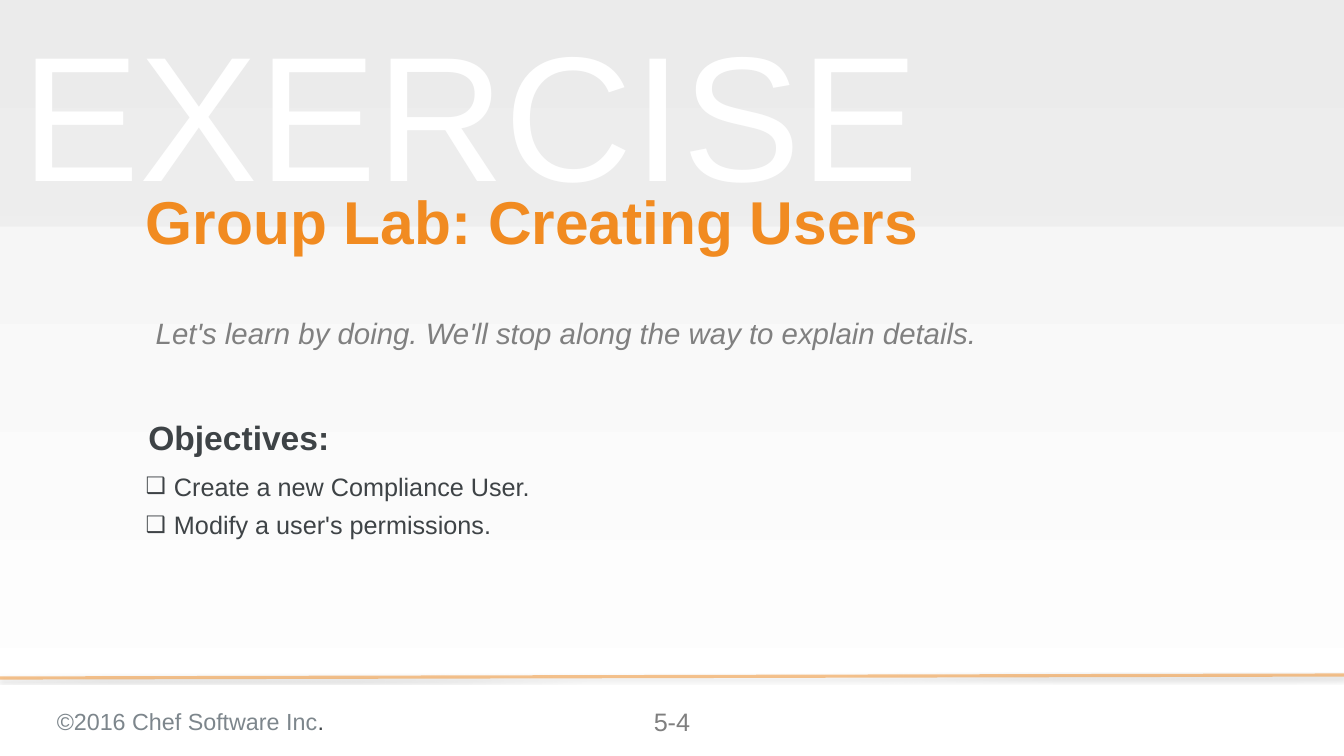
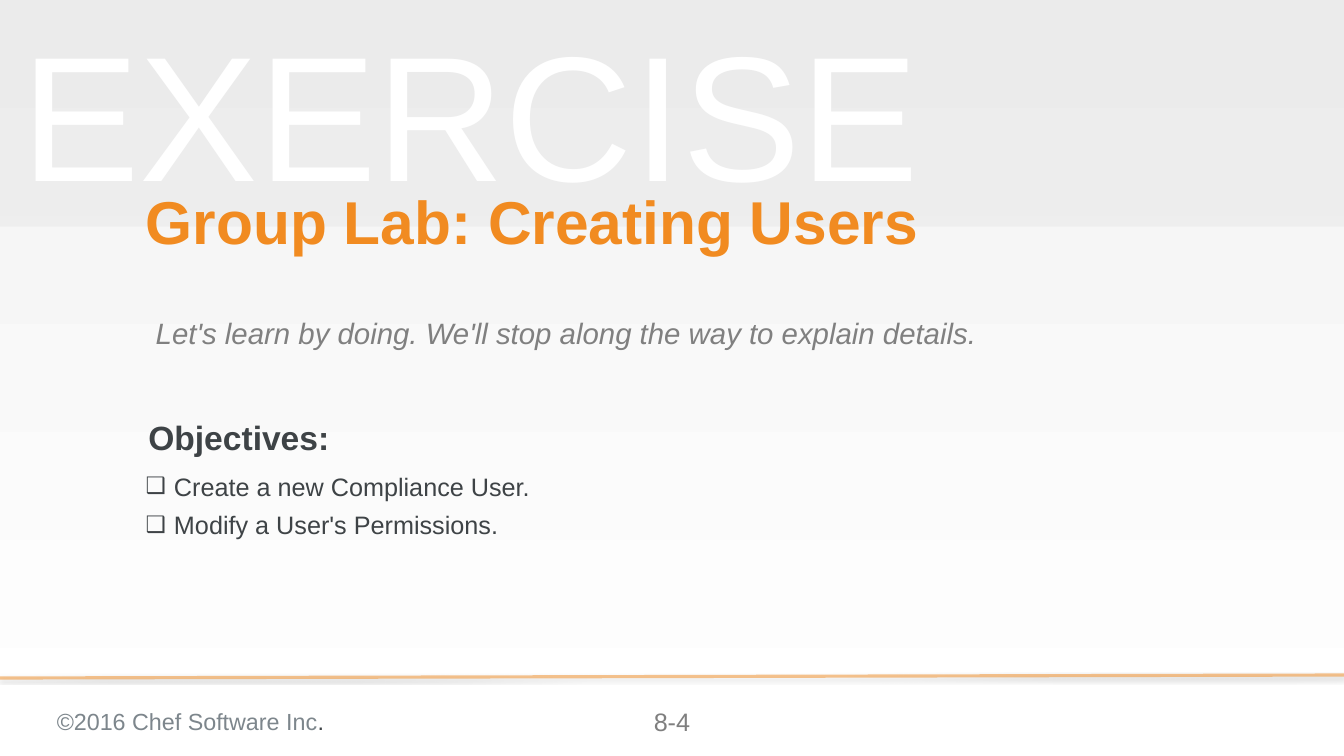
Before and after one commit to bchamby/chef-compliance-installation-configuration-operation, a slide deck: slide 4 of 08-permissions-orgs.pptx. Drawn at 1344x756 pixels with LibreOffice and Linux fonts; fonts in the diff are those of the drawing; background and template pictures are left out. Boxes give left, top, right and bottom in pixels: in the first picture for what was removed or moved away, otherwise in the second. Text is boxed around its words. In the diff, an @@ line names an element or a change of style, - is before the commit and + after.

Commit message:
Finished 08-permissions-orgs.pptx labs still need to write quiz

```diff
--- a/08-permissions-orgs.pptx
+++ b/08-permissions-orgs.pptx
@@ text at [174,515,498,540]: text changed @@
-❑ Modify a user's permissions.
+❑ Modify a User's Permissions.
@@ page number at [654,713,690,731]: text changed @@
-5-4
+8-4
```
Also in this commit, not shown: 8 other slides changed, 6 slides added, 18 slides removed.
